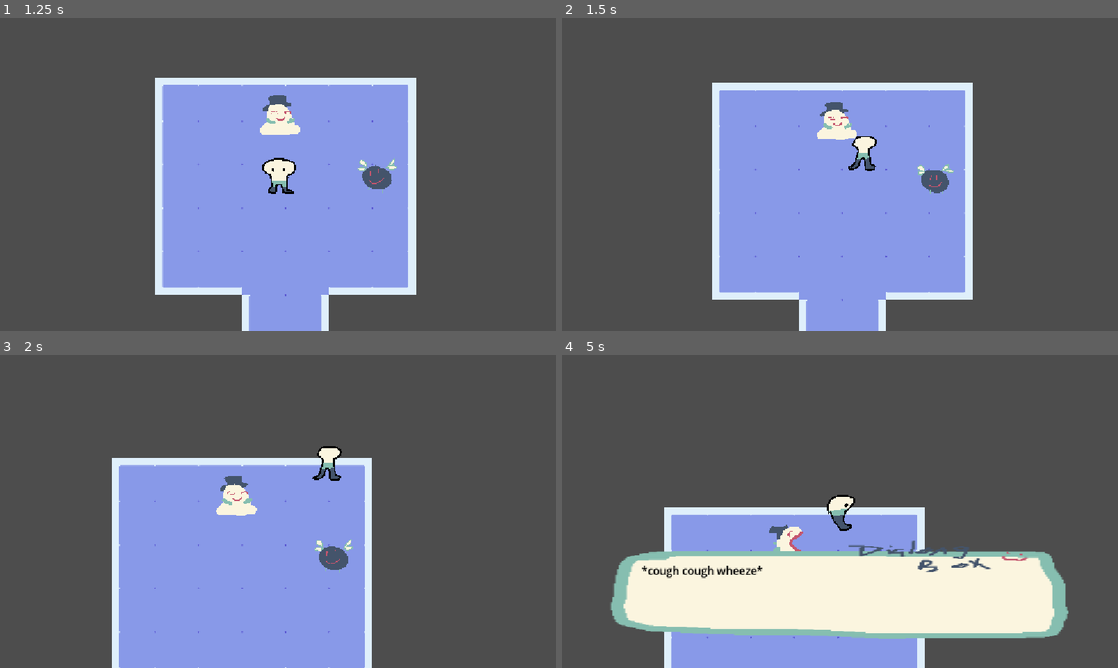
Above: before the commit, frames 1-4 (two rows, left to right).
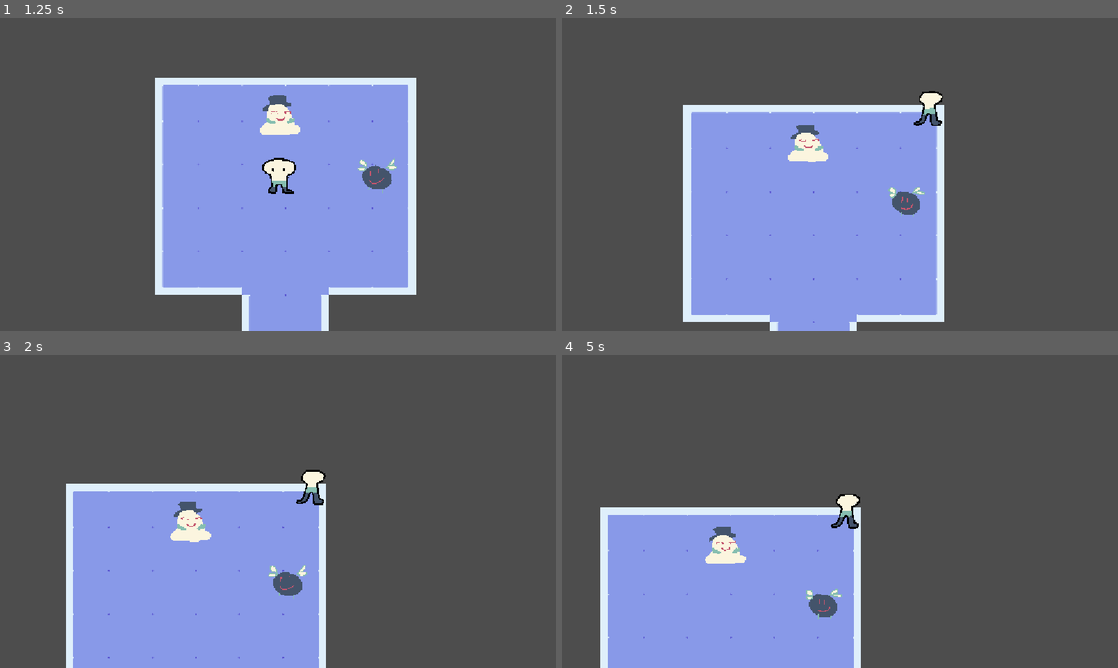
Above: after the commit, the same moments.

Repository: ShockedEmoji/whos-up-grandma
Game: Godot game, scene res://scenes/root.tscn
The game is run twice, just before and just after one commit, with the same random seed, the same clock (stepped at 60 frames per second) and the same inputs. The engine's default icon, where the game draws it, is replaced by a stand-in: a white triangle on a blue panel in a dark square. Sound files missing from this copy of the repository are replaced by a short silence.
Inputs:
- Up to frame 1 (1.25 s): click "PLAYY" at 0.5 s
- Up to frame 2 (1.5 s): hold Right (right) from 1.28 s (still down); hold Up (up) from 1.28 s (still down)
- Up to frame 3 (2 s): keep holding Right (right); keep holding Up (up)
- Up to frame 4 (5 s): release Up (up) at 2.03 s; tap Z (confirm) at 2.1, 3.6 s; tap Up (up) at 2.27, 2.3, 2.57, 3.77, 3.8, 4.07 s; release Right (right) at 2.78 s; hold Left (left) 2.78-3.53 s; hold Up (up) 2.78-3.53 s; hold Right (right) from 3.53 s (still down); hold Up (up) from 4.28 s (still down)

Frame 1 is identical in both runs. In frame 2, 18% of the frame differs, in the area x 21-74%, y 20-100%; in frame 3, 18%; in frame 4, 30%, in the area x 6-92%, y 44-100%.

Commit message:
bee voice

Diff:
--- a/scripts/area2D_scripts/bee.gd
+++ b/scripts/area2D_scripts/bee.gd
@@ -11,6 +11,8 @@
 		DATA.player_frozen = true
 		DATA.bee_triggered = true
 		camera_2d.what_am_i_following = bee_camera_marker
+
+		$"../../.."._play_music("bee buzz")
 
 		animation_player.play("bee intro")
 		await animation_player.animation_finished
--- a/scripts/bee_bossfight.gd
+++ b/scripts/bee_bossfight.gd
@@ -49,7 +49,7 @@
 	$".."._stop_music()
 	get_tree().paused = true
 	await camera_2d._death()
-	$".."._play_music("tutorial")
+	$".."._play_music("bee buzz")
 
 func _reduce_health():
 	if touching_legal:
--- a/scripts/main_menu.gd
+++ b/scripts/main_menu.gd
@@ -15,6 +15,8 @@
 
 func _load_game():
 	if are_buttons_legal:
+		$".."._play_sound("click")
+
 		are_buttons_legal = false
 		$".."._play_music("grandma_house")
 		$".."._fade_transition("top_down/grandma_house", 0.1, 0.1, 0.1)
@@ -25,6 +27,7 @@
 
 func _load_settings():
 	if are_buttons_legal:
+		$".."._play_sound("click")
 		are_buttons_legal = false
 		print_rich("[color=cyan]Literally settings-ing it rn... and by 'it' let's just say.... my femboy")
 
@@ -34,4 +37,5 @@
 
 func _close_game():
 	if are_buttons_legal:
+		$".."._play_sound("click")
 		get_tree().quit()
--- a/scripts/option_selector.gd
+++ b/scripts/option_selector.gd
@@ -7,8 +7,12 @@
 func _process(_delta: float) -> void:
 	self.position = Vector2(710, 70 + selected_option * 100)
 
-	if Input.is_action_just_pressed("up"): selected_option -= 1
-	if Input.is_action_just_pressed("down"): selected_option += 1
+	if Input.is_action_just_pressed("up"):
+		selected_option -= 1
+		$"../../../.."._play_sound("select")
+	if Input.is_action_just_pressed("down"):
+		selected_option += 1
+		$"../../../.."._play_sound("select")
 
 	if selected_option < 0: selected_option += how_many_options
 	selected_option %= how_many_options
--- a/scripts/player.gd
+++ b/scripts/player.gd
@@ -1,7 +1,7 @@
 extends CharacterBody2D
 
 
-const SPEED = 300.0 # 300
+const SPEED = 3000.0 # 300
 
 @onready var sprite: AnimatedSprite2D = $AnimatedSprite2D
 
--- a/scripts/root.gd
+++ b/scripts/root.gd
@@ -42,7 +42,7 @@
 
 	# Make sure that no config things have null value
 	_config_load_stuff()
-
+	#
 	_change_scene("menu/main_menu")
 	#_change_scene("platformer/mafia_bossfight")
 
@@ -215,8 +215,12 @@
 			m_path = "res://audio/Flight of the Killer B.ogg"
 			music_high = 1.1
 			loop = true
+		"bee buzz":
+			m_path = "res://audio/Bee Buzzing.mp3"
+			music_high = 1.1
+			loop = true
 		"death":
-			m_path = "res://audio/Edge of Life.ogg"
+			m_path = "res://audio/No Medicine.ogg"
 			music_high = 1.0
 			loop = true
 		"mafia fight":
@@ -240,5 +244,31 @@
 
 	active_player = next_player
 
+const SELECTING = preload("uid://c6gon42n81jua")
+const BEE_VOICE = preload("uid://cva7c4fw4t334")
+
+func _play_sound(sound: String):
+
+	var sound_stream = SELECTING
+	var volume_alter: float = 1.0
+
+	match sound:
+		"select":
+			sound_stream = SELECTING
+			volume_alter = 1.8
+		"bee voice":
+			print("bee noise")
+			sound_stream = BEE_VOICE
+			volume_alter = 1.0
+
+	var player: AudioStreamPlayer = AudioStreamPlayer.new()
+	player.stream = sound_stream
+
+	player.volume_linear = DATA.sound_volume * DATA.master_volume * volume_alter
+
+	add_child(player)
+	player.play()
+	player.finished.connect(player.queue_free)
+
 func _fix_music_volume():
 	music.volume_linear = DATA.master_volume * music_high * DATA.music_volume
--- a/scripts/text_system.gd
+++ b/scripts/text_system.gd
@@ -34,6 +34,8 @@
 
 const TEXT_OPTION = preload("res://scenes/top_down/text_option.tscn")
 @onready var options_box: Control = $options_box
+
+var current_voice: String = "bee voice"
 
 func _say_dialogue(title_name: String):
 
@@ -186,6 +188,8 @@
 			current_letter += 1
 		label.text = current_text
 
+		$"../../.."._play_sound("bee voice")
+
 		await get_tree().process_frame
 
 	label.text = text_to_load
Not shown, added: audio/Bee Buzzing.mp3.import
Not shown, added: audio/Bee voice.mp3.import
Not shown, added: audio/Footsteps.mp3.import
Not shown, added: audio/No Medicine.ogg.import
Not shown, added: audio/Selecting.mp3.import
Not shown, added: audio/Bee Buzzing.mp3
Not shown, added: audio/Bee voice.mp3
Not shown, added: audio/Footsteps.mp3
Not shown, added: audio/No Medicine.ogg
Not shown, added: audio/Selecting.mp3
